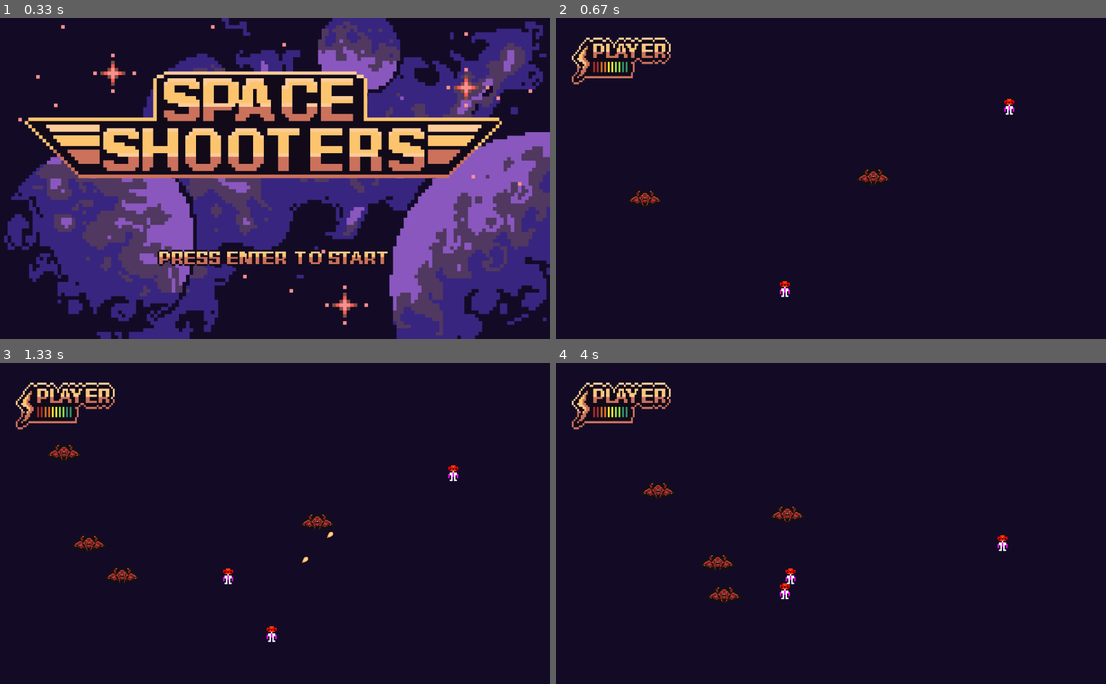
Above: before the commit, frames 1-4 (two rows, left to right).
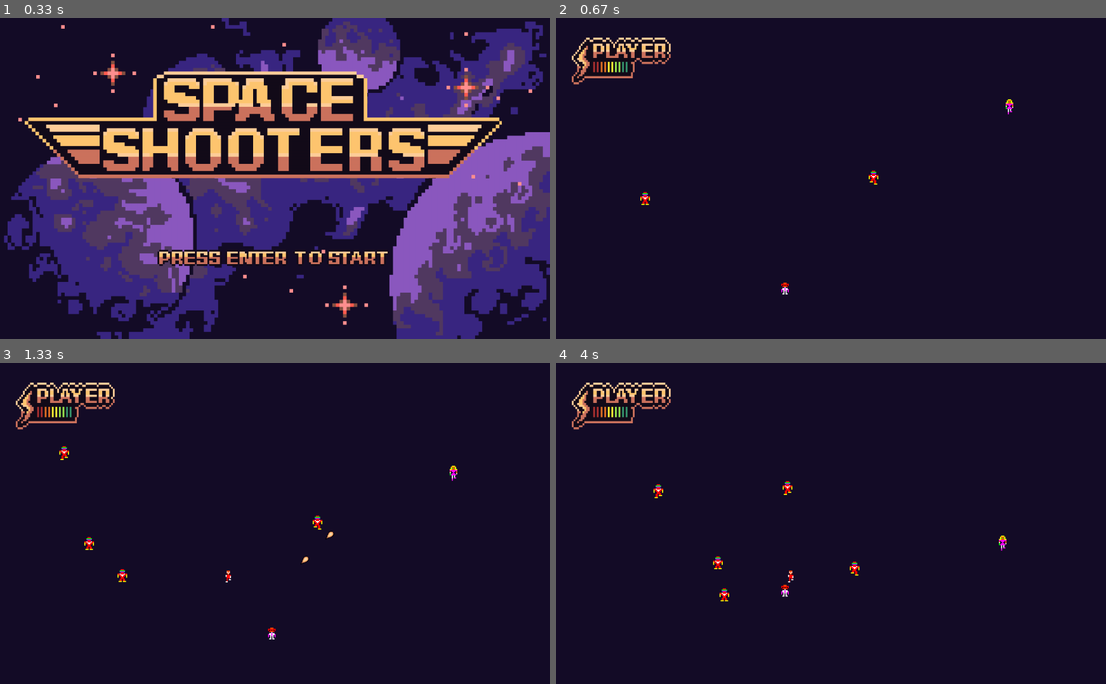
Above: after the commit, the same moments.

Repository: franaraujo3/Robotron-2084-pygame
Game: pygame game, started from main.py
Two runs of this game, one before a commit and one after it. Both use one fixed random seed, a clock stepped at 60 frames per second and the inputs below.
Inputs (mouse positions are in pixels of both pictures, inside the frame that each line leads up to):
- Up to frame 1 (0.33 s): no input
- Up to frame 2 (0.67 s): tap Enter at 0.33 s
- Up to frame 3 (1.33 s): click (269, 545) at 0.72 s; hold D from 1 s (still down); move the mouse to (126, 526) at 1.03 s
- Up to frame 4 (4 s): release D at 1.47 s; hold W 1.5-1.8 s; tap ' at 1.65, 3.05 s; hold D 1.83-2.3 s; hold A 2.33-2.87 s; hold S 2.9-3.2 s; hold A 3.23-3.63 s; hold W from 3.67 s (still down)

Frame 1 is identical in both runs. In frame 2, 0.5% of the frame differs, in the area x 13-84%, y 25-87%; in frame 3, 0.9%; in frame 4, 1.1%, in the area x 15-83%, y 36-75%.

Commit message:
Sprites Humans, Grunts and Hulks

Diff:
--- a/GameStates/gameplay.py
+++ b/GameStates/gameplay.py
@@ -26,7 +26,7 @@
         self.ships = pygame.sprite.Group()
         self.pickups = pygame.sprite.Group()
         self.temp_pickups = []
-        ship = PlayerShip('Sprites/Player', (screen_width / 2 - 100, screen_height - 140))
+        ship = PlayerShip('Sprites/Player/Player_Walking_Down', (screen_width / 2 - 100, screen_height - 140))
         self.health_bars = pygame.sprite.Group()
         health1 = HealthBar(ship, 'ship_healthbar', 600, 420)
         health1.rect.center = (0, -50)
--- a/enemy_types.py
+++ b/enemy_types.py
@@ -14,7 +14,13 @@
         self.hp = 20
         self.damage = 0
         self.friend = True
-        self.make_ship('Sprites/Player', 'Sprites/enemy_fire')
+        randNum = random.randint(0, 2)
+        if randNum == 0:
+            self.make_ship('Sprites/Family/Daddy/Daddy_Walk_Down')
+        elif randNum == 1:
+            self.make_ship('Sprites/Family/Mommy/Mommy_Walk_Down')
+        elif randNum == 2:
+            self.make_ship('Sprites/Family/Tommy/Tommy_Walk_Down')
         self.move_timer = 0
         self.pos = pygame.math.Vector2(self.rect.x, self.rect.y)
         self.vel = pygame.math.Vector2(0, 0)
@@ -33,9 +39,9 @@
 class Grunt(Npc):
     def __init__(self):
         super().__init__()
-        self.hp = 20
+        self.hp = 1
         self.damage = 1
-        self.make_ship('Sprites/enemy_1', 'Sprites/enemy_fire')
+        self.make_ship('Sprites/EnemyGrunt', 'Sprites/enemy_fire')
         self.move_timer = 0
         self.aimed = True
         self.target = pygame.math.Vector2(0, 0)
@@ -61,12 +67,12 @@
 class Hulk(Npc):
     def __init__(self, ):
         super().__init__()
-        self.hp = 40
+        self.hp = 999
         self.shot_speed = 5
         self.shot_time = 150
         self.damage = 1
         self.shot_tilt = 0
-        self.make_ship('Sprites/enemy_2', 'Sprites/enemy_fire2')
+        self.make_ship('Sprites/EnemyHulk/Hulk_Walk_Down_Up', 'Sprites/enemy_fire2')
         self.move_timer = 0
         self.pos = pygame.math.Vector2(self.rect.x, self.rect.y)
         self.vel = pygame.math.Vector2(0, 0)
--- a/player.py
+++ b/player.py
@@ -12,7 +12,7 @@
         self.shot_time = 10
         self.shot_speed = 10
         self.move_speed = 6
-        self.damage = 10
+        self.damage = 1
         self.max_hp = 5
         self.hp = 5
         self.make_ship(sheet, 'Sprites/fire')
--- a/ship.py
+++ b/ship.py
@@ -22,9 +22,10 @@
         self.dead = False
         self.boss = False
 
-    def make_ship(self, path, shot):
+    def make_ship(self, path, shot=None):
         self.load_path(path)
-        self.shot_sprite = shot
+        if shot is not None:
+            self.shot_sprite = shot
 
     def shoot_(self):
         self.shoot = True
Binary file added: Sprites/EnemyGrunt/tile000.png
Binary file added: Sprites/EnemyGrunt/tile001.png
Binary file added: Sprites/EnemyGrunt/tile002.png
Binary file added: Sprites/EnemyGrunt/tile003.png
Binary file added: Sprites/EnemyHulk/Hulk_Walk_Down_Up/tile000.png
Binary file added: Sprites/EnemyHulk/Hulk_Walk_Down_Up/tile001.png
Binary file added: Sprites/EnemyHulk/Hulk_Walk_Down_Up/tile002.png
Binary file added: Sprites/EnemyHulk/Hulk_Walk_Down_Up/tile003.png
Binary file added: Sprites/EnemyHulk/Hulk_Walk_Left/tile000.png
Binary file added: Sprites/EnemyHulk/Hulk_Walk_Left/tile001.png
Binary file added: Sprites/EnemyHulk/Hulk_Walk_Left/tile002.png
Binary file added: Sprites/EnemyHulk/Hulk_Walk_Left/tile003.png
(and 69 more such lines)
